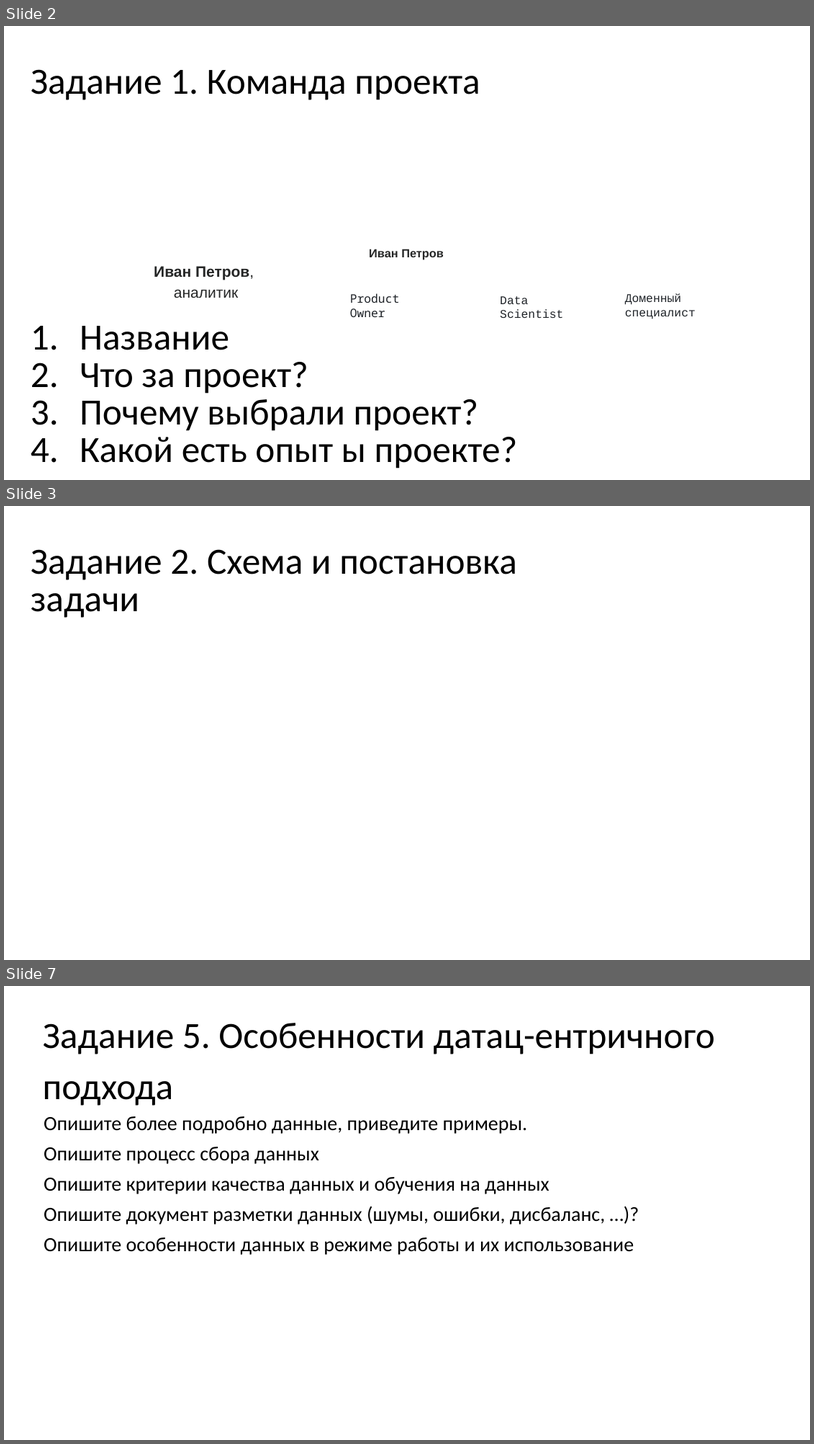
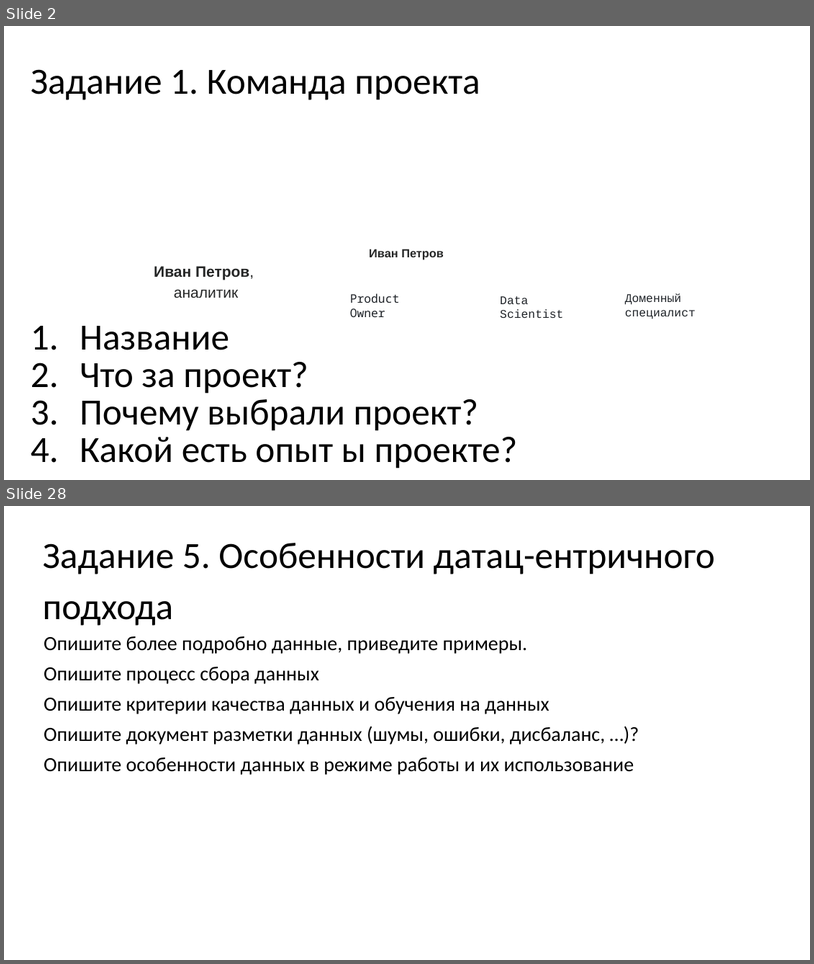
Before and after one commit to MVRonkin/MLSystemDesignCourse, a slide deck: 2024/Задание.pptx. Shown one above the other, each under a label of ours: slides 2, 3 and 7 before the commit, slides 2 and 28 after it; the slides between them are not shown. The pictures are 814x1444 and 814x964 pixels, drawn with LibreOffice and Linux fonts; fonts in the diff are those of the drawing. Boxes give left, top, right and bottom in pixels: in the first picture for what was removed or moved away, otherwise in the second. Text is boxed around its words. In the diff, an @@ line names an element or a change of style, - is before the commit and + after.

```diff
--- a/2024/Задание.pptx
+++ b/2024/Задание.pptx
@@ slide 3 removed at [4,506,810,960], background #FFFFFF @@
@@ text removed at [31,549,517,618] @@
-Задание 2. Схема и постановка задачи
@@ what was slide 7 is now slide 28 @@
```
Also in this commit, not shown: 2 slides changed, 1 other slide removed, 27 other files.
